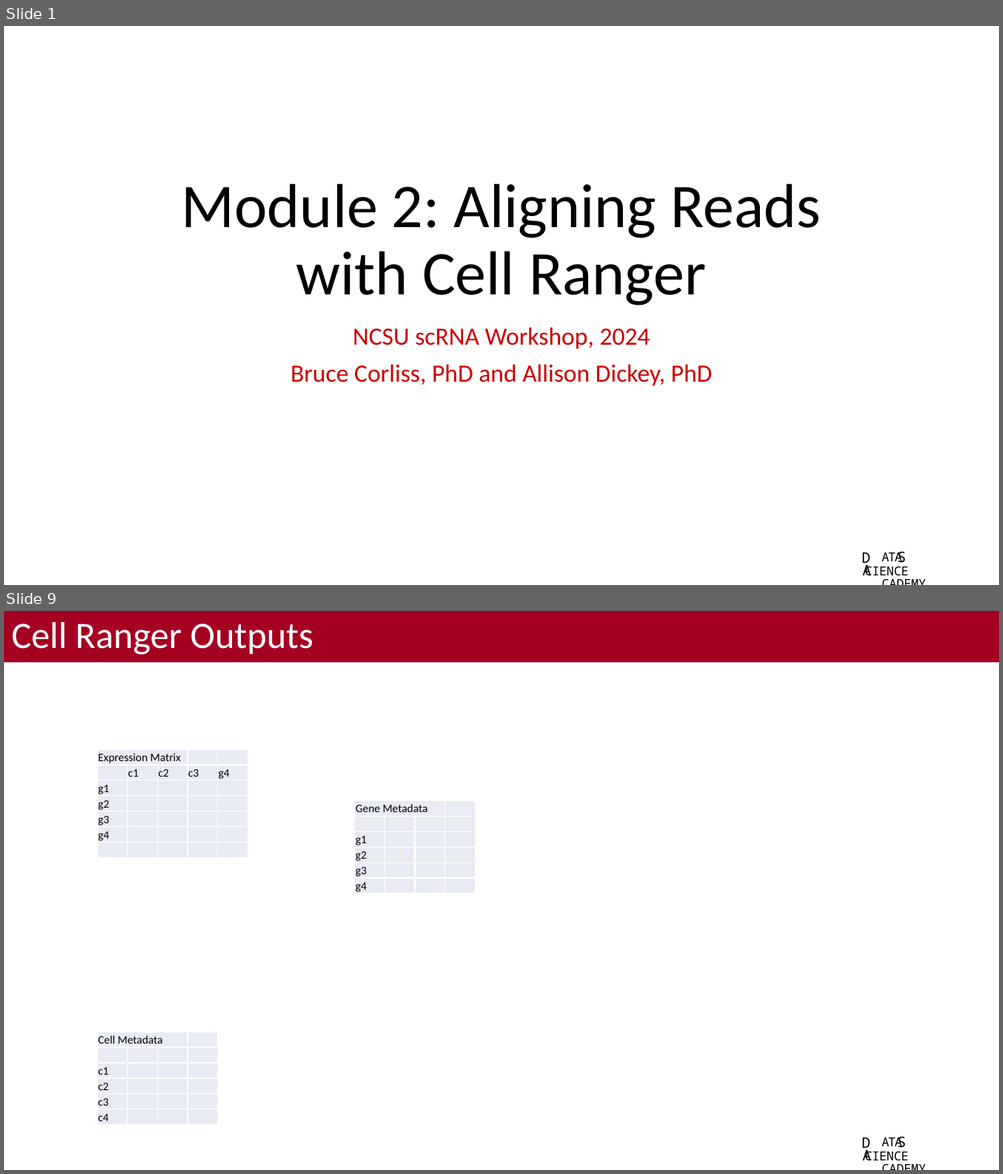
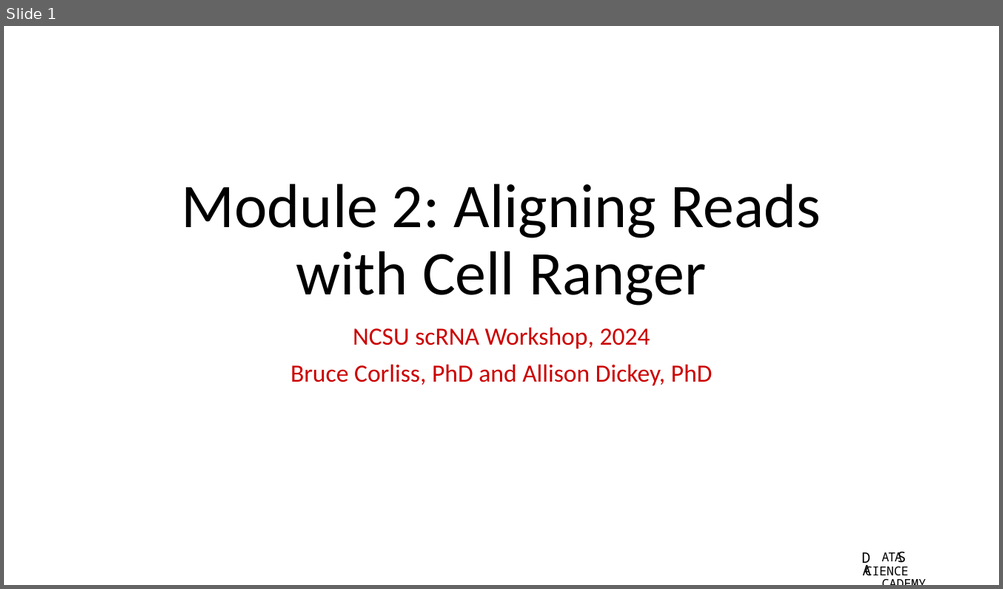
Before and after one commit to bacorli2/scrna_workshop, a slide deck: M2_CellRanger_Alignment/M2_CellRanger.pptx. Shown one above the other, each under a label of ours: slides 1 and 9 before the commit, slide 1 after it; the slides between them are not shown. The pictures are 1003x1174 and 1003x589 pixels, drawn with LibreOffice and Linux fonts; fonts in the diff are those of the drawing; background and template pictures are left out. Boxes give left, top, right and bottom in pixels: in the first picture for what was removed or moved away, otherwise in the second. Text is boxed around its words. In the diff, an @@ line names an element or a change of style, - is before the commit and + after.

```diff
--- a/M2_CellRanger_Alignment/M2_CellRanger.pptx
+++ b/M2_CellRanger_Alignment/M2_CellRanger.pptx
@@ slide 9 removed at bbox=[4, 611, 999, 1170], background #FFFFFF; not listed: 4 template elements that a slide beside it also shows @@
@@ title removed at bbox=[4, 611, 999, 663] @@
-Cell Ranger Outputs
@@ table removed at bbox=[97, 749, 247, 858], 7 rows, 5 columns @@
-Expression Matrix |  |  |  | 
- | c1 | c2 | c3 | g4
-g1 |  |  |  | 
-g2 |  |  |  | 
-g3 |  |  |  | 
-g4 |  |  |  | 
- |  |  |  | 
@@ table removed at bbox=[355, 800, 474, 895], 6 rows, 4 columns @@
-Gene Metadata |  |  | 
- |  |  | 
-g1 |  |  | 
-g2 |  |  | 
-g3 |  |  | 
-g4 |  |  | 
@@ table removed at bbox=[97, 1032, 216, 1125], 6 rows, 4 columns @@
-Cell Metadata |  |  | 
- |  |  | 
-c1 |  |  | 
-c2 |  |  | 
-c3 |  |  | 
-c4 |  |  | 
```
Also in this commit, not shown: 8 slides changed, 3 slides added, 5 other files.
